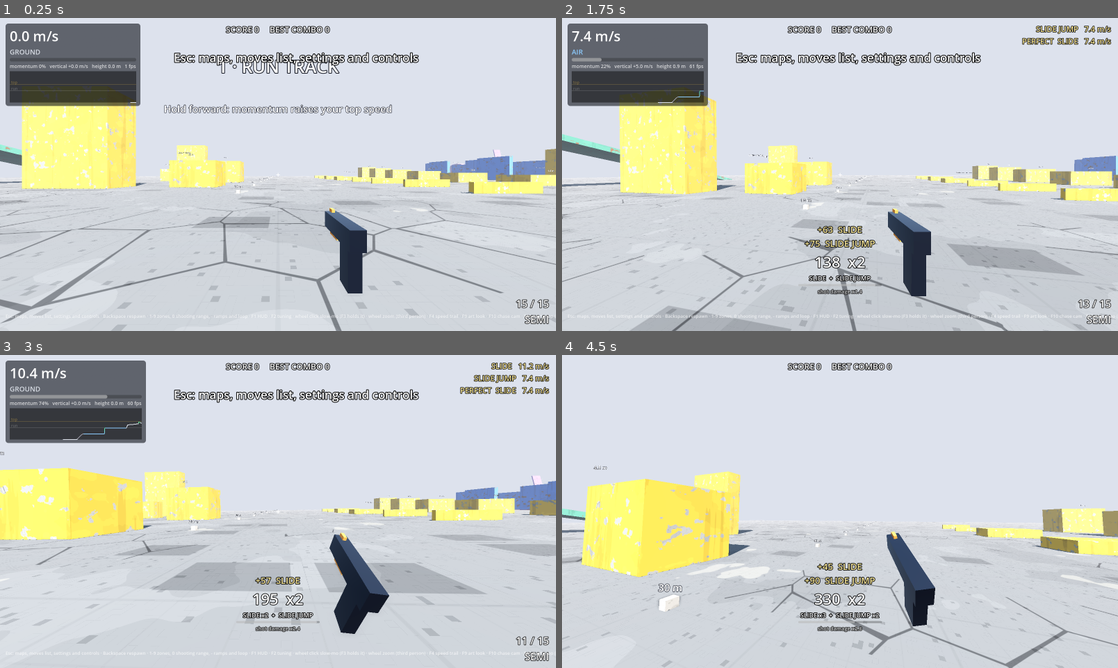
Above: before the commit, frames 1-4 (two rows, left to right).
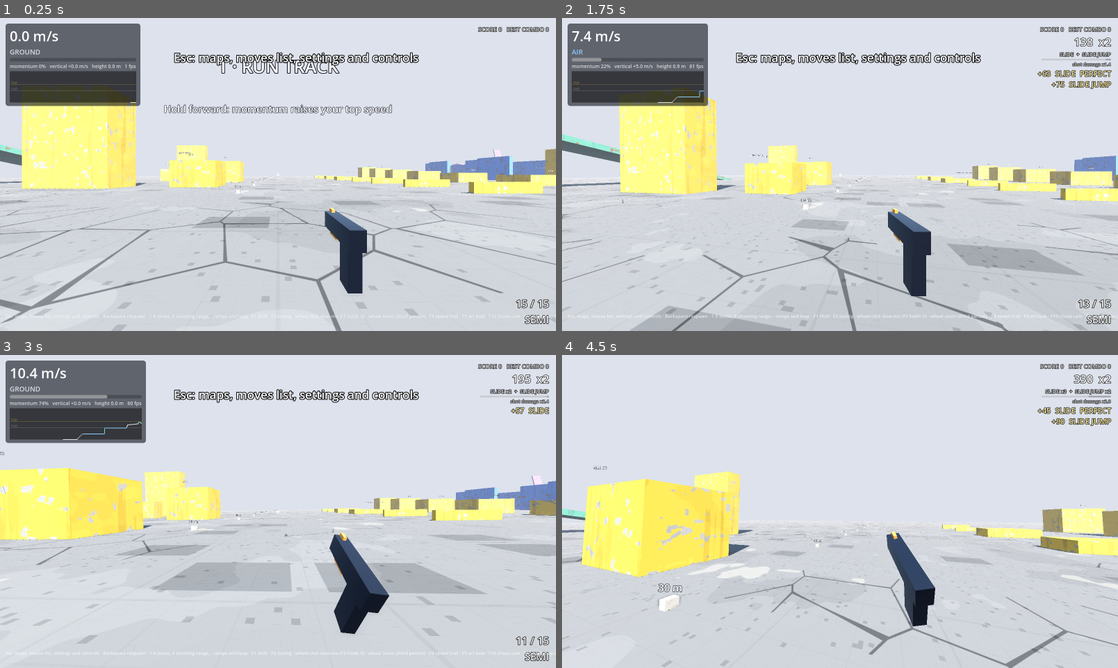
Above: after the commit, the same moments.

Repository: daxtinenichols/trickshot
Game: Godot game, scene res://levels/sandbox.tscn
Two runs of this game, one before a commit and one after it. Both use one fixed random seed, a clock stepped at 60 frames per second and the inputs below.
Inputs (mouse positions are in pixels of both pictures, inside the frame that each line leads up to):
- Up to frame 1 (0.25 s): no input
- Up to frame 2 (1.75 s): tap Enter at 0.5 s; move the mouse to (867, 174) at 0.52 s; hold Ctrl (crouch) 0.53-1.28 s; hold W (move_forward) from 0.53 s (still down); click (867, 174) at 0.67 s; tap Space (jump) at 0.77, 1.52 s; move the mouse to (812, 174) at 1.27 s; right-click (812, 174) at 1.35 s; click (812, 174) at 1.42 s; tap Ctrl (crouch) at 1.55 s
- Up to frame 3 (3 s): keep holding W (move_forward); move the mouse to (289, 505) at 2.02 s; hold Shift (boost) 2.03-2.78 s; click (289, 505) at 2.17 s; tap Ctrl (crouch) at 2.3, 2.85 s; move the mouse to (272, 517) at 2.77 s; click (272, 517) at 2.92 s
- Up to frame 4 (4.5 s): keep holding W (move_forward); tap Space (jump) at 3.02, 3.77 s; move the mouse to (878, 514) at 3.52 s; press the mouse at (878, 514) at 3.53 s; tap Ctrl (crouch) at 3.8 s; tap F1 (debug_hud) at 4.15 s; move the mouse to (795, 508) at 4.27 s; release the mouse at (795, 508) at 4.28 s; tap B (fire_mode) at 4.35 s; click (795, 508) at 4.42 s

The runs differ from the first frame. In frame 1, 0.5% of the frame differs, in the area x 40-99%, y 2-5%; in frame 2, 2.4%, in the area x 40-99%, y 2-89%; in frame 3, 2.0%; in frame 4, 2.3%.

Commit message:
Trick callouts move to a medium-size column in the top-right corner
Score, the running combo, bails, trick pop-ups (now with their grade)
and the finished-combo card stack in one right-aligned column. The
debug HUD's duplicate trick and shot feed is gone.

Co-Authored-By: Claude Opus 5.5 (1M context) <noreply@anthropic.com>
Claude-Session: https://claude.ai/code/session_011hg9Kk5Vd2Ayb5Vtmyg1qs

Diff:
--- a/scoring/combo_tracker.gd
+++ b/scoring/combo_tracker.gd
@@ -91,6 +91,8 @@
 @export var long_shot_distance := 40.0
 
 var player: Player
+## How well the last trick added was done (0..1), or -1 if it isn't graded.
+var last_quality := -1.0
 var score := 0
 var best_combo := 0
 ## Current combo: one entry per trick name, in order first done:
@@ -201,6 +203,7 @@
 	combo_points += value
 	time_left = bank_after
 	_rest = 0.0
+	last_quality = quality
 	added.emit(trick_name, roundi(value))
 	combo_changed.emit()
 	return idx
--- a/tests/test_combo.gd
+++ b/tests/test_combo.gd
@@ -200,6 +200,11 @@
 	c.on_trick(&"backflip", {})
 	check(hud._pops.get_child_count() == 2, "each trick pops up")
 	check((hud._pops.get_child(1) as Label).text == "+300  BACKFLIP", "pop shows points and name (%s)" % (hud._pops.get_child(1) as Label).text)
+	c.on_trick(&"vault", {"quality": 1.0})
+	check((hud._pops.get_child(2) as Label).text.ends_with("VAULT  PERFECT"), "a graded move shows its grade (%s)" % (hud._pops.get_child(2) as Label).text)
+	var col := hud._combo.get_parent() as Control
+	check(col.anchor_left == 1.0 and col.anchor_top == 0.0, "tricks are called out in the top-right corner")
+	check(hud._combo.get_theme_font_size("font_size") <= 34, "at a medium size")
 	c.on_hit(_kill_hit())
 	check(hud._card.visible, "combo card shows")
 	check(hud._card_title.text == "COMBO KILL", "kill finish is called out (%s)" % hud._card_title.text)
--- a/ui/combo_hud.gd
+++ b/ui/combo_hud.gd
@@ -2,7 +2,7 @@
 extends CanvasLayer
 ## Score and the running combo: "1,240 x 5", the tricks in it, the time left
 ## before it banks, and the shot damage it gives. Each trick pops up as you
-## do it ("+300 BACKFLIP"). When a combo ends, a card shows the whole chain
+## do it ("+300 BACKFLIP  PERFECT"). All of it sits in the top-right corner. When a combo ends, a card shows the whole chain
 ## (ending in the kill, if a kill finished it), then the points go into the
 ## score. Bails flash red.
 
@@ -43,6 +43,9 @@
 ## When the card's total appears (and the score starts counting up).
 const CARD_TOTAL_AT := 0.6
 const POP_TIME := 1.1
+## The column in the top-right corner: width and distance from the edges.
+const WIDTH := 420.0
+const MARGIN := 20.0
 
 
 static func trick_label(trick_name: StringName) -> String:
@@ -81,58 +84,59 @@
 	_root.mouse_filter = Control.MOUSE_FILTER_IGNORE
 	add_child(_root)
 
-	_score = _make_label(24, Control.PRESET_CENTER_TOP, Vector2(-400, 16), 800)
-
-	var box := VBoxContainer.new()
-	box.set_anchors_preset(Control.PRESET_CENTER_BOTTOM)
-	box.position = Vector2(-450, -230)
-	box.custom_minimum_size = Vector2(900, 0)
-	box.alignment = BoxContainer.ALIGNMENT_END
-	box.mouse_filter = Control.MOUSE_FILTER_IGNORE
-	_root.add_child(box)
-	_combo = _styled(Label.new(), 44)
-	box.add_child(_combo)
-	_list = _styled(Label.new(), 18)
+	# Everything stacks in one right-aligned column in the top-right corner,
+	# medium sized, clear of the crosshair: score, the running combo, bails,
+	# trick pop-ups, then the card when a combo ends.
+	var column := VBoxContainer.new()
+	column.set_anchors_preset(Control.PRESET_TOP_RIGHT)
+	column.position = Vector2(-MARGIN - WIDTH, MARGIN)
+	column.custom_minimum_size = Vector2(WIDTH, 0)
+	column.add_theme_constant_override("separation", 2)
+	column.mouse_filter = Control.MOUSE_FILTER_IGNORE
+	_root.add_child(column)
+
+	_score = _styled(Label.new(), 17)
+	_score.modulate = Color(1, 1, 1, 0.85)
+	column.add_child(_score)
+	_combo = _styled(Label.new(), 32)
+	column.add_child(_combo)
+	_list = _styled(Label.new(), 15)
 	_list.autowrap_mode = TextServer.AUTOWRAP_WORD_SMART
-	box.add_child(_list)
+	column.add_child(_list)
 	_bar = ProgressBar.new()
 	_bar.max_value = 1.0
 	_bar.step = 0.001
 	_bar.show_percentage = false
-	_bar.custom_minimum_size = Vector2(240, 6)
-	_bar.size_flags_horizontal = Control.SIZE_SHRINK_CENTER
-	box.add_child(_bar)
-	_damage = _styled(Label.new(), 15)
+	_bar.custom_minimum_size = Vector2(200, 5)
+	_bar.size_flags_horizontal = Control.SIZE_SHRINK_END
+	column.add_child(_bar)
+	_damage = _styled(Label.new(), 13)
 	_damage.modulate = Color(1, 1, 1, 0.75)
-	box.add_child(_damage)
-
-	_flash = _make_label(34, Control.PRESET_CENTER, Vector2(-300, -150), 600)
-
-	# Trick pop-ups, stacked just above the running combo.
+	column.add_child(_damage)
+
+	_flash = _styled(Label.new(), 24)
+	column.add_child(_flash)
+
+	# Trick pop-ups, newest at the bottom.
 	_pops = VBoxContainer.new()
-	_pops.set_anchors_preset(Control.PRESET_CENTER_BOTTOM)
-	_pops.position = Vector2(-300, -330)
-	_pops.custom_minimum_size = Vector2(600, 96)
-	_pops.alignment = BoxContainer.ALIGNMENT_END
+	_pops.add_theme_constant_override("separation", 0)
 	_pops.mouse_filter = Control.MOUSE_FILTER_IGNORE
-	_root.add_child(_pops)
-
-	# Combo-finished card, upper middle (clear of the crosshair).
+	column.add_child(_pops)
+
+	# Combo-finished card.
 	_card = VBoxContainer.new()
-	_card.set_anchors_preset(Control.PRESET_CENTER_TOP)
-	_card.position = Vector2(-420, 90)
-	_card.custom_minimum_size = Vector2(840, 0)
+	_card.add_theme_constant_override("separation", 0)
 	_card.mouse_filter = Control.MOUSE_FILTER_IGNORE
 	_card.visible = false
-	_root.add_child(_card)
-	_card_title = _styled(Label.new(), 40)
+	column.add_child(_card)
+	_card_title = _styled(Label.new(), 28)
 	_card.add_child(_card_title)
-	_card_chain = _styled(Label.new(), 20)
+	_card_chain = _styled(Label.new(), 15)
 	_card_chain.autowrap_mode = TextServer.AUTOWRAP_WORD_SMART
 	_card.add_child(_card_chain)
-	_card_math = _styled(Label.new(), 24)
+	_card_math = _styled(Label.new(), 18)
 	_card.add_child(_card_math)
-	_card_total = _styled(Label.new(), 46)
+	_card_total = _styled(Label.new(), 30)
 	_card.add_child(_card_total)
 
 
@@ -178,12 +182,14 @@
 
 
 func _on_added(trick_name: StringName, points: int) -> void:
-	var l := _styled(Label.new(), 26)
+	var l := _styled(Label.new(), 22)
 	l.text = "+%s  %s" % [with_commas(points), trick_label(trick_name)]
+	if tracker and tracker.last_quality >= 0.0:
+		l.text += "  " + DebugHud.quality_grade(tracker.last_quality)
 	var shot := SHOT_NAMES.has(trick_name)
 	l.add_theme_color_override("font_color", Color(1.0, 0.6, 0.4) if shot else Color(1.0, 0.93, 0.62))
 	l.set_meta("age", 0.0)
-	l.pivot_offset = Vector2(300, 16)
+	l.pivot_offset = Vector2(WIDTH, 14)
 	_pops.add_child(l)
 	while _pops.get_child_count() > 3:
 		var old := _pops.get_child(0)
@@ -194,6 +200,7 @@
 func _process(delta: float) -> void:
 	_flash_time -= delta
 	_flash.modulate.a = clampf(_flash_time / 0.4, 0.0, 1.0)
+	_flash.visible = _flash_time > 0.0
 	for child in _pops.get_children():
 		var l := child as Label
 		var age: float = l.get_meta("age") + delta
@@ -217,7 +224,7 @@
 		_shown_score = minf(_shown_score + maxf((tracker.score - _shown_score) * 8.0, 2000.0) * delta, tracker.score)
 	elif tracker.score < _shown_score:
 		_shown_score = tracker.score
-	_score.text = "SCORE %s     BEST COMBO %s" % [with_commas(roundi(_shown_score)), with_commas(tracker.best_combo)]
+	_score.text = "SCORE %s   BEST COMBO %s" % [with_commas(roundi(_shown_score)), with_commas(tracker.best_combo)]
 	var active := tracker.is_active()
 	_combo.visible = active
 	_list.visible = active
@@ -237,19 +244,10 @@
 	_flash_time = 1.4
 
 
-func _make_label(font_size: int, preset: Control.LayoutPreset, pos: Vector2, width: float) -> Label:
-	var l := _styled(Label.new(), font_size)
-	l.set_anchors_preset(preset)
-	l.position = pos
-	l.custom_minimum_size = Vector2(width, 0)
-	_root.add_child(l)
-	return l
-
-
 func _styled(l: Label, font_size: int) -> Label:
 	l.add_theme_font_size_override("font_size", font_size)
 	l.add_theme_color_override("font_outline_color", Color(0, 0, 0))
-	l.add_theme_constant_override("outline_size", 7)
-	l.horizontal_alignment = HORIZONTAL_ALIGNMENT_CENTER
+	l.add_theme_constant_override("outline_size", 5)
+	l.horizontal_alignment = HORIZONTAL_ALIGNMENT_RIGHT
 	l.mouse_filter = Control.MOUSE_FILTER_IGNORE
 	return l
--- a/ui/debug_hud.gd
+++ b/ui/debug_hud.gd
@@ -1,7 +1,8 @@
 class_name DebugHud
 extends CanvasLayer
 ## On-screen readouts for tuning movement: speed, state, momentum, a speed
-## graph, and a feed of moves as they happen. F1 toggles it.
+## graph, ammo, the crosshair and hit markers. F1 toggles it. (Tricks are
+## called out by the combo HUD.)
 
 const STATE_COLORS := {
 	Player.State.GROUND: Color(0.85, 0.87, 0.9),
@@ -59,7 +60,6 @@
 var _detail_label: Label
 var _momentum_bar: ProgressBar
 var _graph: SpeedGraph
-var _feed: VBoxContainer
 var _toast: Label
 var _toast_time := 0.0
 var _root: Control
@@ -67,20 +67,6 @@
 var _rotation_label: Label
 var _ammo_label: Label
 var _pistol: Pistol
-
-const SHOT_TAG_NAMES := {
-	&"airborne": "AIRBORNE",
-	&"wallrun": "WALLRUN",
-	&"sliding": "SLIDING",
-	&"climbing": "CLIMBING",
-	&"vaulting": "VAULTING",
-	&"flipping": "MID-FLIP",
-	&"spinning": "MID-SPIN",
-	&"upside_down": "UPSIDE DOWN",
-	&"side_flipping": "MID-SIDE-FLIP",
-	&"surface": "RAMP",
-	&"fast": "FAST",
-}
 
 
 ## How well a move was done, as players see it.
@@ -124,13 +110,6 @@
 	_graph = SpeedGraph.new()
 	box.add_child(_graph)
 
-	_feed = VBoxContainer.new()
-	_feed.set_anchors_preset(Control.PRESET_TOP_RIGHT)
-	_feed.position = Vector2(-340, 16)
-	_feed.custom_minimum_size = Vector2(320, 0)
-	_feed.alignment = BoxContainer.ALIGNMENT_BEGIN
-	_root.add_child(_feed)
-
 	var cross := Label.new()
 	cross.text = "+"
 	cross.add_theme_font_size_override("font_size", 22)
@@ -185,7 +164,6 @@
 func setup(p: Player) -> void:
 	player = p
 	_graph.player = p
-	p.trick.connect(_on_trick)
 	_pistol = p.weapon as Pistol
 	if _pistol:
 		_pistol.hit.connect(_on_shot_hit)
@@ -219,31 +197,6 @@
 		_ammo_label.text = ("RELOADING" if _pistol.is_reloading() else "%d / %d" % [_pistol.ammo, _pistol.stats.magazine]) + "\n" + mode
 	if SlowMo.speed < 1.0:
 		_detail_label.text += "   SLOW-MO %d%%" % roundi(SlowMo.speed * 100.0)
-	for child in _feed.get_children():
-		var item := child as Label
-		var age: float = item.get_meta("age") + delta
-		item.set_meta("age", age)
-		item.modulate.a = clampf(3.0 - age, 0.0, 1.0)
-		if age > 3.0:
-			item.queue_free()
-
-
-func _on_trick(trick_name: StringName, info: Dictionary) -> void:
-	var item := Label.new()
-	item.text = "%s   %.1f m/s" % [TRICK_NAMES.get(trick_name, String(trick_name).to_upper()), info.get("speed", 0.0)]
-	if info.has("quality"):
-		item.text = "%s  %s" % [quality_grade(info.quality), item.text]
-	item.horizontal_alignment = HORIZONTAL_ALIGNMENT_RIGHT
-	item.add_theme_font_size_override("font_size", 22)
-	item.add_theme_color_override("font_outline_color", Color(0, 0, 0))
-	item.add_theme_constant_override("outline_size", 6)
-	var bad := trick_name in [&"hard_landing", &"wall_impact", &"crash"]
-	item.add_theme_color_override("font_color", Color(1, 0.45, 0.35) if bad else Color(1, 0.92, 0.6))
-	item.set_meta("age", 0.0)
-	_feed.add_child(item)
-	_feed.move_child(item, 0)
-	while _feed.get_child_count() > 7:
-		_feed.get_child(_feed.get_child_count() - 1).free()
 
 
 ## "BACKFLIP 64%" while a flip or spin is under way in the air.
@@ -265,39 +218,12 @@
 	return "   ".join(parts)
 
 
-## Describes a shot for the feed: "HEADSHOT · AIRBORNE · MID-FLIP  70".
-static func shot_text(info: Dictionary) -> String:
-	var parts: Array[String] = []
-	if info.get("killed", false):
-		parts.append("KILL")
-	if info.get("zone", &"") == &"head":
-		parts.append("HEADSHOT")
-	for t: StringName in info.get("tags", []):
-		parts.append(SHOT_TAG_NAMES.get(t, String(t).to_upper()))
-	return "%s   %d" % [" · ".join(parts) if not parts.is_empty() else "HIT", roundi(float(info.get("damage", 0.0)))]
-
-
 func _on_shot_hit(info: Dictionary) -> void:
 	if info.get("target") == null:
 		return
 	var head: bool = info.get("zone", &"") == &"head"
 	var kill: bool = info.get("killed", false)
 	_hit_marker.show_hit(head, kill)
-	# Only stylish or decisive shots go in the feed, to keep it readable.
-	if not (kill or head or not (info.get("tags", []) as Array).is_empty()):
-		return
-	var item := Label.new()
-	item.text = shot_text(info)
-	item.horizontal_alignment = HORIZONTAL_ALIGNMENT_RIGHT
-	item.add_theme_font_size_override("font_size", 22)
-	item.add_theme_color_override("font_outline_color", Color(0, 0, 0))
-	item.add_theme_constant_override("outline_size", 6)
-	item.add_theme_color_override("font_color", Color(1.0, 0.4, 0.3) if kill else Color(1.0, 0.85, 0.25) if head else Color(0.8, 0.9, 1.0))
-	item.set_meta("age", 0.0)
-	_feed.add_child(item)
-	_feed.move_child(item, 0)
-	while _feed.get_child_count() > 7:
-		_feed.get_child(_feed.get_child_count() - 1).free()
 
 
 func _label(parent: Node, font_size: int) -> Label:
